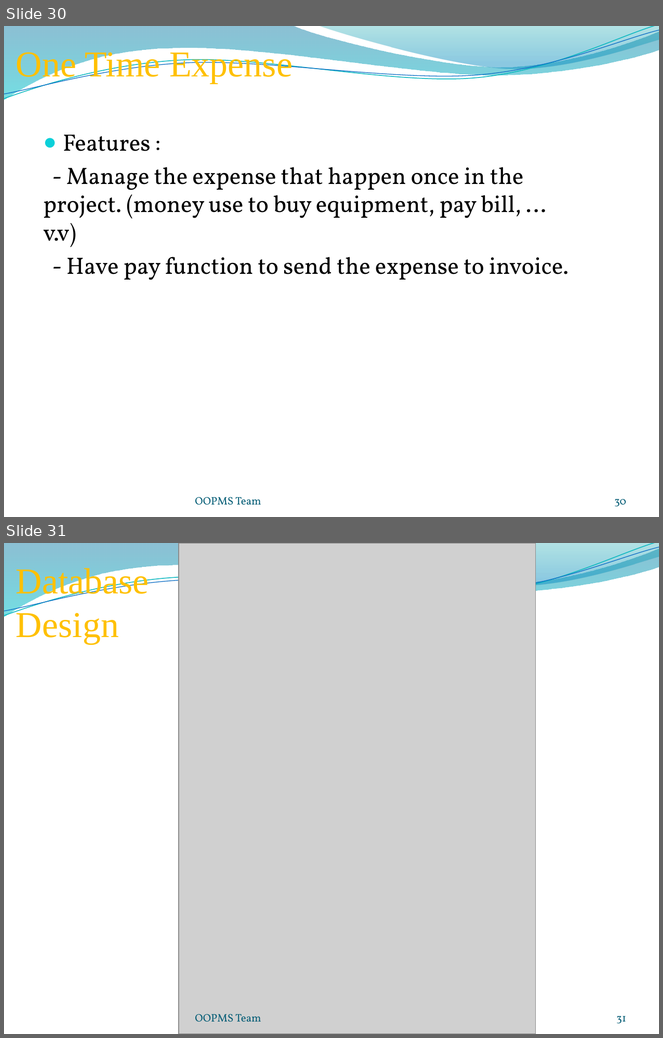
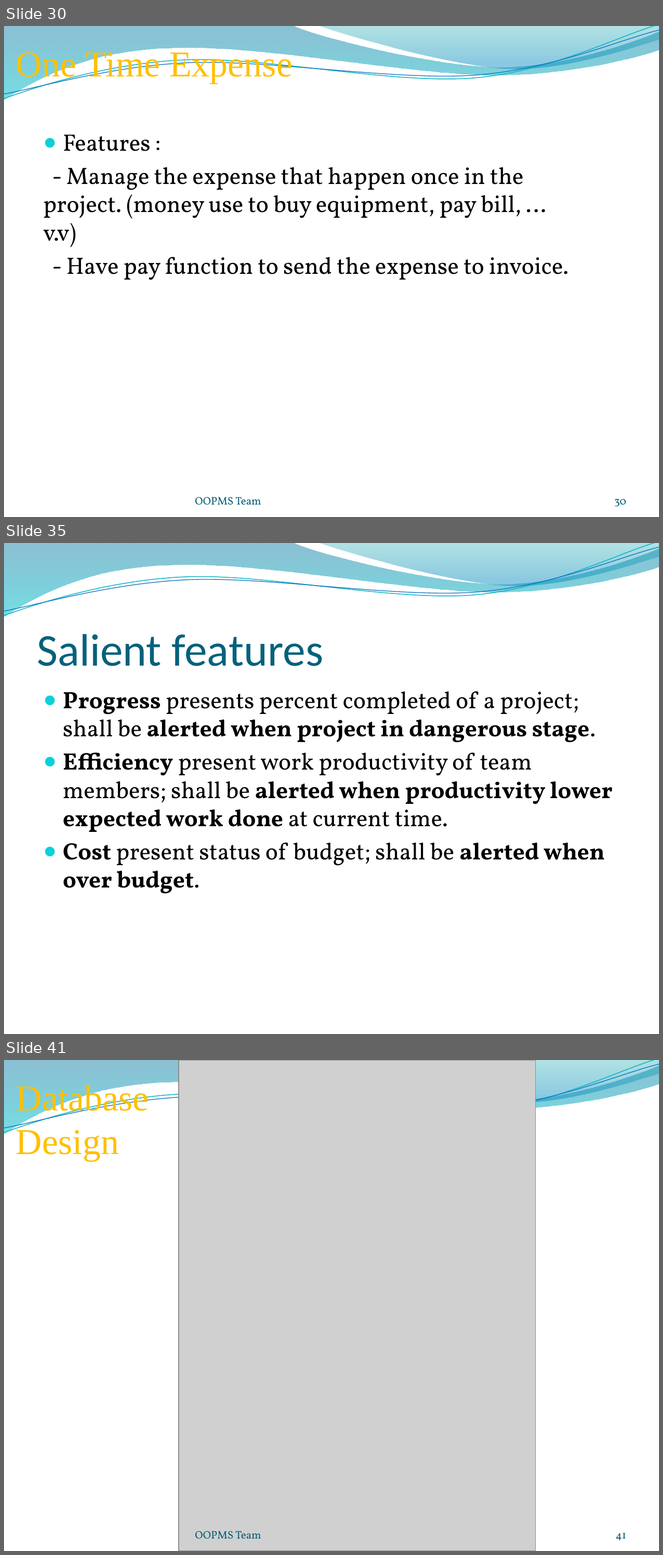
Before and after one commit to gofpattern/oopms, a slide deck: Document/Report/Presentation/OOPMS_Presentation_v1.0.pptx. Shown one above the other, each under a label of ours: slides 30 and 31 before the commit, slides 30, 35 and 41 after it; the slides between them are not shown. The pictures are 663x1038 and 663x1555 pixels, drawn with LibreOffice and Linux fonts; fonts in the diff are those of the drawing; grey boxes stand for pictures; background and template pictures are left out. Boxes give left, top, right and bottom in pixels: in the first picture for what was removed or moved away, otherwise in the second. Text is boxed around its words. In the diff, an @@ line names an element or a change of style, - is before the commit and + after.

```diff
--- a/Document/Report/Presentation/OOPMS_Presentation_v1.0.pptx
+++ b/Document/Report/Presentation/OOPMS_Presentation_v1.0.pptx
@@ slide 35 added at (x1=4, y1=543, x2=659, y2=1034), background picture (left out); not listed: 4 template elements that a slide beside it also shows @@
@@ title added at (x1=37, y1=634, x2=324, y2=666), 50 pt, text #04617B @@
+Salient features
@@ text added at (x1=63, y1=691, x2=613, y2=894), 26 pt, text #000000 @@
+● Progress presents percent completed of a project; shall be alerted when project in dangerous stage.
+● Efficiency present work productivity of team members; shall be alerted when productivity lower expected work done at current time.
+● Cost present status of budget; shall be alerted when over budget.
@@ what was slide 31 is now slide 41 @@
@@ page number at (x1=616, y1=1533, x2=626, y2=1541): text changed @@
-31
+41
```
Also in this commit, not shown: 2 slides changed, 9 other slides added.
